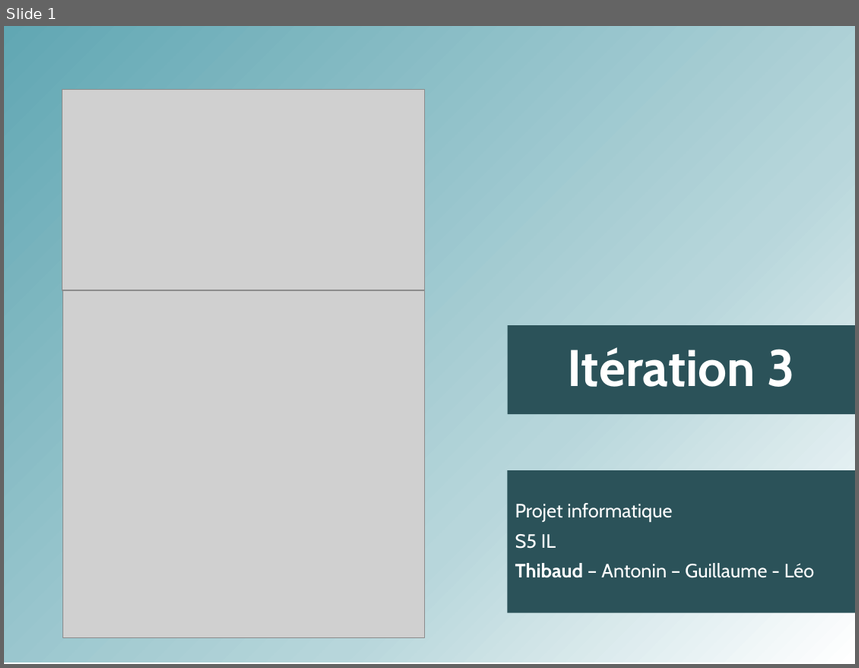
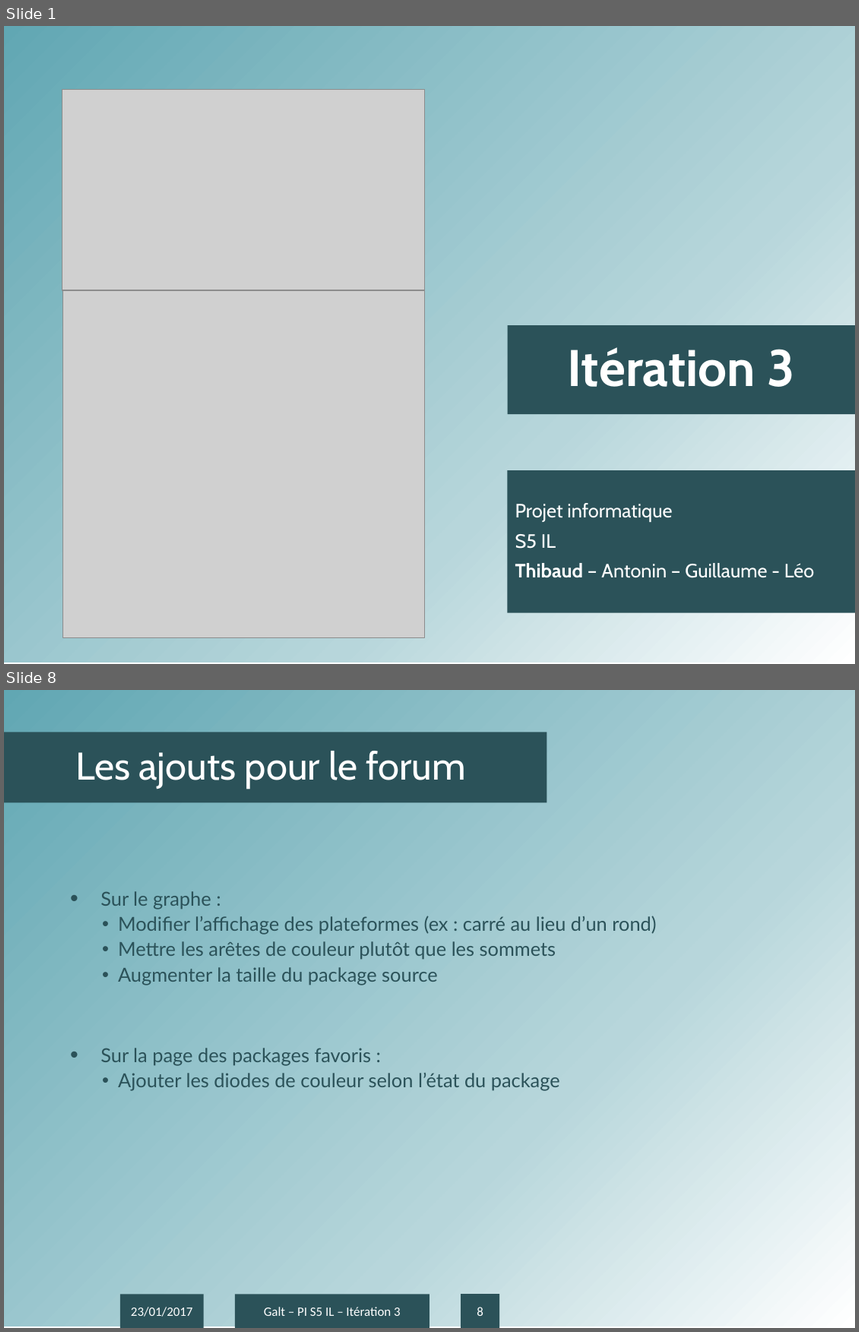
Before and after one commit to antonin-charrier/Project-Galt, a slide deck: Itérations/Présentation IT3.pptx. Shown one above the other, each under a label of ours: slide 1 before the commit, slides 1 and 8 after it; the slides between them are not shown. The pictures are 859x668 and 859x1332 pixels, drawn with LibreOffice and Linux fonts; fonts in the diff are those of the drawing; grey boxes stand for pictures; background and template pictures are left out. Boxes give left, top, right and bottom in pixels: in the first picture for what was removed or moved away, otherwise in the second. Text is boxed around its words. In the diff, an @@ line names an element or a change of style, - is before the commit and + after.

```diff
--- a/Itérations/Présentation IT3.pptx
+++ b/Itérations/Présentation IT3.pptx
@@ slide 8 added at (4,690,855,1328), background #FFFFFF; not listed: 1 template element that a slide beside it also shows @@
@@ title added at (4,733,547,802), fill #2B5259, 36 pt, text #FFFFFF @@
+Les ajouts pour le forum
@@ text added at (101,891,656,1091), 18 pt, text #2B5259 @@
+• Sur le graphe :
+  • Modifier l’affichage des plateformes (ex : carré au lieu d’un rond)
+  • Mettre les arêtes de couleur plutôt que les sommets
+  • Augmenter la taille du package source
+• Sur la page des packages favoris :
+  • Ajouter les diodes de couleur selon l’état du package
@@ rectangle added at (120,1295,204,1328), fill #2B5259, 12 pt, text #FFFFFF @@
+23/01/2017
@@ rectangle added at (235,1295,430,1328), fill #2B5259, 12 pt, text #FFFFFF @@
+Galt – PI S5 IL – Itération 3
@@ page number added at (462,1295,500,1328), fill #2B5259, 12 pt, text #FFFFFF @@
+8
```
Also in this commit, not shown: 3 slides changed, 5 other slides added.
